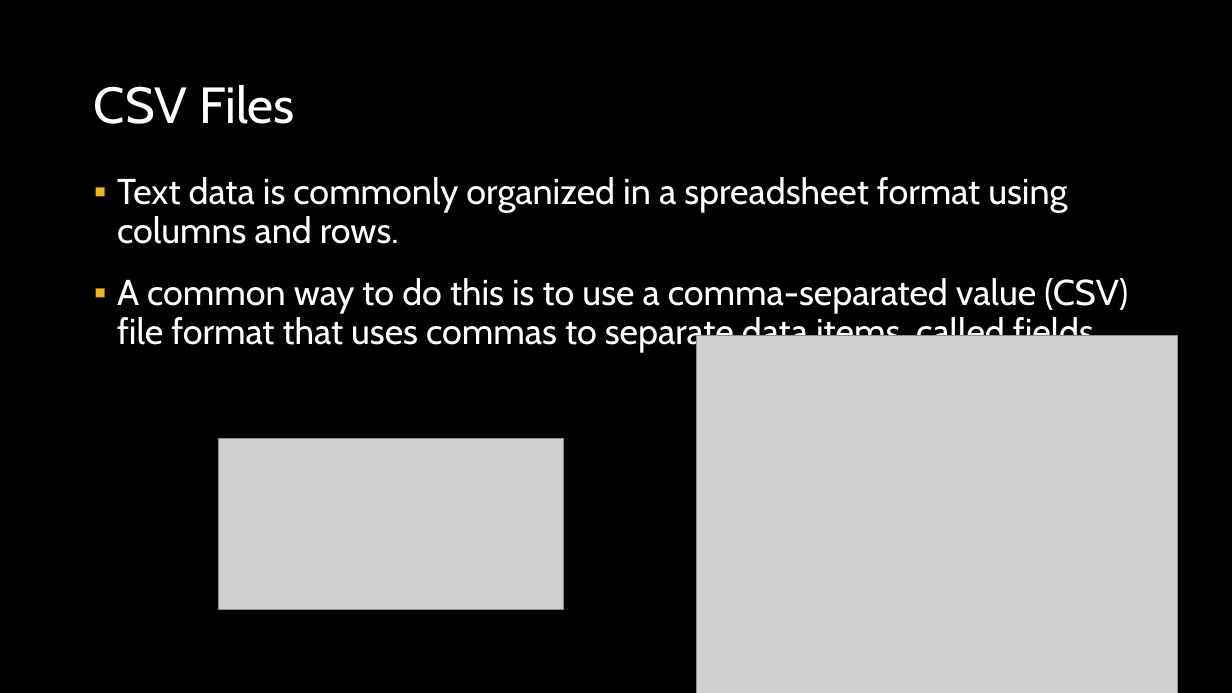
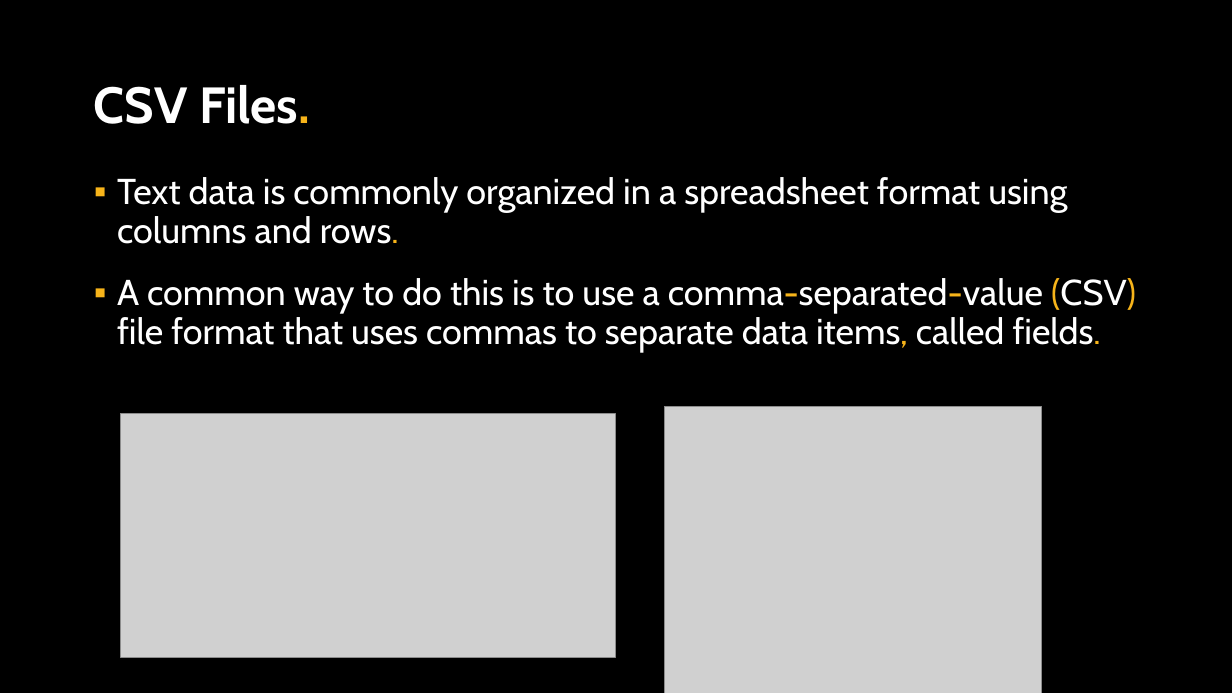
Before and after one commit to APS106/APS106-winter-2026-goodfellow-sutton, a slide deck: slide 12 of lectures/week11/lecture2/slides/week11_lecture2.pptx (slide 14 before the commit). Drawn at 1232x693 pixels with LibreOffice and Linux fonts; fonts in the diff are those of the drawing; grey boxes stand for pictures; background and template pictures are left out. Boxes give left, top, right and bottom in pixels: in the first picture for what was removed or moved away, otherwise in the second. Text is boxed around its words. In the diff, an @@ line names an element or a change of style, - is before the commit and + after.

```diff
--- a/lectures/week11/lecture2/slides/week11_lecture2.pptx
+++ b/lectures/week11/lecture2/slides/week11_lecture2.pptx
@@ title at [94, 85, 310, 124]: text changed; bold on @@
-CSV Files
+CSV Files.
@@ text at [117, 177, 1067, 244]: text colour #FFFFFF to #F7B41A in "rows." @@
@@ text at [117, 278, 1136, 353]: text changed @@
-▪ A common way to do this is to use a comma-separated value (CSV) file format that uses commas to separate data items, called fields.
+▪ A common way to do this is to use a comma-separated-value (CSV) file format that uses commas to separate data items, called fields.
@@ picture: place and size @@
-picture at [218, 439, 564, 610]
+picture at [121, 413, 616, 657]
@@ picture: place and size @@
-picture at [697, 335, 1178, 693]
+picture at [665, 407, 1043, 693]
```
Also in this commit, not shown: 23 other slides changed, 2 slides added, 5 slides removed, 17 other files.
